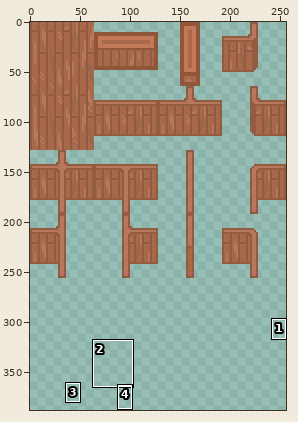
File history of a sprite sheet, src/images/structure.png. The picture above shows the old version from afar; the outline marks the close-up.
Close-up. Earlier state:
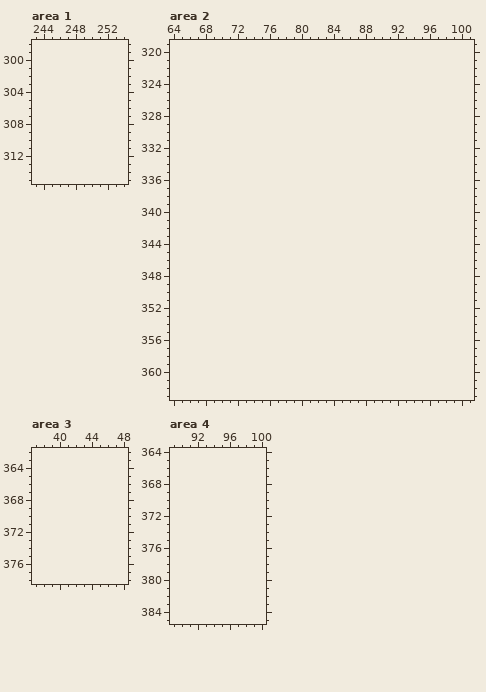
The file is 256x256 pixels. Colours within 5 levels of each other are drawn and written as one. Shown: area 1: x 243..254, y 298..315; area 2: x 64..101, y 319..363; area 3: x 37..48, y 362..378; area 4: x 89..100, y 364..385. The old version is drawn lined up with the new one, on the new canvas. The wide view leaves out empty margins. The commit also changed other parts of the picture, which this record leaves out.
The result:
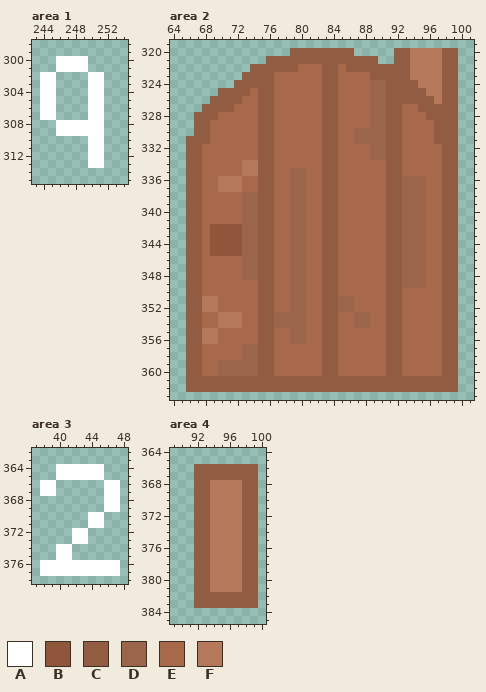
Palette (. is transparent): A #ffffff  B #8f563b  C #925c42  D #9b654b  E #a8684a  F #b6785b
From old to new:
canvas 256x256 -> 256x512
Changed rows in their new state; - is an unchanged pixel.
Area 1:
first column x 244:
300 --AAAA--
301 --AAAA--
302 AA----AA
303 AA----AA
304 AA----AA
305 AA----AA
306 AA----AA
307 AA----AA
308 --AAAAAA
309 --AAAAAA
310 ------AA
311 ------AA
312 ------AA
313 ------AA
Area 2:
first column x 66:
320 -------------CCCCCCCC-----CCFFFFCC
321 ----------CCCCCCCCCCCCCC--CCFFFFCC
322 --------CCCCCCEEECCECCCCCCCCFFFFCC
323 -------CCCCEEEEEECCEEEECCCCCFFFFCC
324 ------CCCCCEEEEEECCEEEEDDCCCCFFFCC
325 ----CCCCECCEEEEEECCEEEEDDCCCCCFFCC
326 ---CCCCEECCEEEEEECCEEEEDDCCCCCCFCC
327 --CCCCEEECCEEEEEECCEEEEDDCCEECCCCC
328 -CCCEEEEECCEEEEEECCEEEEDDCCEEECCCC
329 -CCEEEEEECCEEEEEECCEEEEDDCCEEEECCC
330 -CCEEEEEECCEEEEEECCEEDDDDCCEEEECCC
331 CCCEEEEEECCEEEEEECCEEDDDDCCEEEECCC
332 CCEEEEEEECCEEEEEECCEEEEDDCCEEEEECC
333 CCEEEEEEECCEEEEEECCEEEEDDCCEEEEECC
334 CCEEEEEFFCCEEEEEECCEEEEEECCEEEEECC
335 CCEEEEEFFCCEEDDEECCEEEEEECCEEEEECC
336 CCEEFFFEECCEEDDEECCEEEEEECCDDDEECC
337 CCEEFFFEECCEEDDEECCEEEEEECCDDDEECC
338 CCEEEEEDDCCEEDDEECCEEEEEECCDDDEECC
339 CCEEEEEDDCCEEDDEECCEEEEEECCDDDEECC
340 CCEEEEEDDCCEEDDEECCEEEEEECCDDDEECC
341 CCEEEEEDDCCEEDDEECCEEEEEECCDDDEECC
342 CCEBBBBDDCCEEDDEECCEEEEEECCDDDEECC
343 CCEBBBBDDCCEEDDEECCEEEEEECCDDDEECC
344 CCEBBBBDDCCEEDDEECCEEEEEECCDDDEECC
345 CCEBBBBDDCCEEDDEECCEEEEEECCDDDEECC
346 CCEEEEEDDCCEEDDEECCEEEEEECCDDDEECC
347 CCEEEEEDDCCEEDDEECCEEEEEECCDDDEECC
348 CCEEEEEDDCCEEDDEECCEEEEEECCDDDEECC
349 CCEEEEEEECCEEDDEECCEEEEEECCDDDEECC
350 CCEEEEEEECCEEDDEECCEEEEEECCEEEEECC
351 CCFFEEEEECCEEDDEECCDDEEEECCEEEEECC
352 CCFFEEEEECCEEDDEECCDDEEEECCEEEEECC
353 CCEEFFFEECCDDDDEECCEEDDEECCEEEEECC
354 CCEEFFFEECCDDDDEECCEEDDEECCEEEEECC
355 CCFFEEEEECCEEDDEECCEEEEEECCEEEEECC
356 CCFFEEEEECCEEDDEECCEEEEEECCEEEEECC
357 CCEEEEEDDCCEEEEEECCEEEEEECCEEEEECC
358 CCEEEEEDDCCEEEEEECCEEEEEECCEEEEECC
359 CCEEDDDDDCCEEEEEECCEEEEEECCEEEEECC
360 CCEEDDDDDCCEEEEEECCEEEEEECCEEEEECC
361 CCCCCCCCCCCCCCCCCCCCCCCCCCCCCCCCCC
362 CCCCCCCCCCCCCCCCCCCCCCCCCCCCCCCCCC
Area 3:
first column x 38:
364 --AAAAAA--
365 --AAAAAA--
366 AA------AA
367 AA------AA
368 --------AA
369 --------AA
370 ------AA--
371 ------AA--
372 ----AA----
373 ----AA----
374 --AA------
375 --AA------
376 AAAAAAAAAA
377 AAAAAAAAAA
Area 4:
first column x 92:
366 CCCCCCCC
367 CCCCCCCC
368 CCFFFFCC
369 CCFFFFCC
370 CCFFFFCC
371 CCFFFFCC
372 CCFFFFCC
373 CCFFFFCC
374 CCFFFFCC
375 CCFFFFCC
376 CCFFFFCC
377 CCFFFFCC
378 CCFFFFCC
379 CCFFFFCC
380 CCFFFFCC
381 CCFFFFCC
382 CCCCCCCC
383 CCCCCCCC
